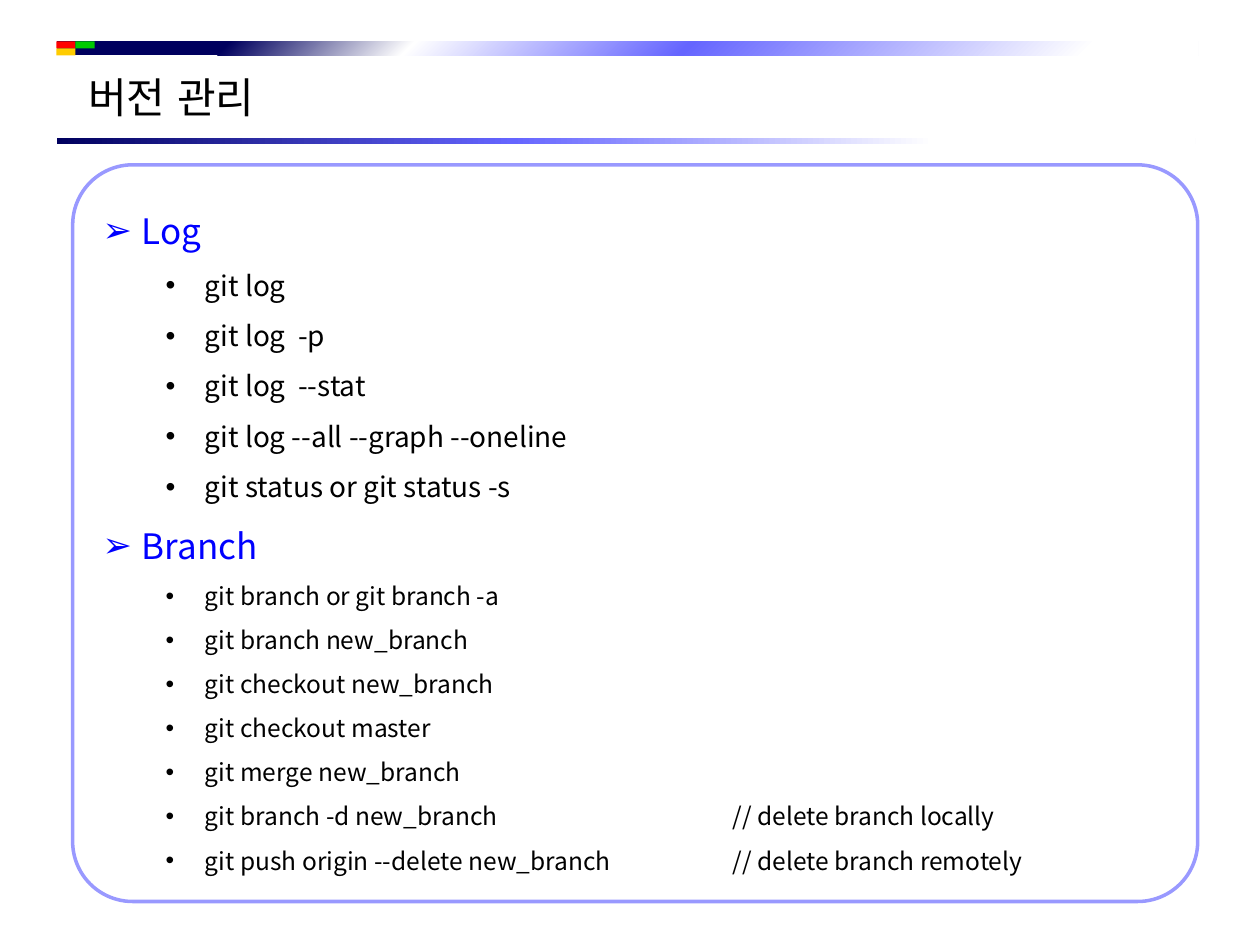
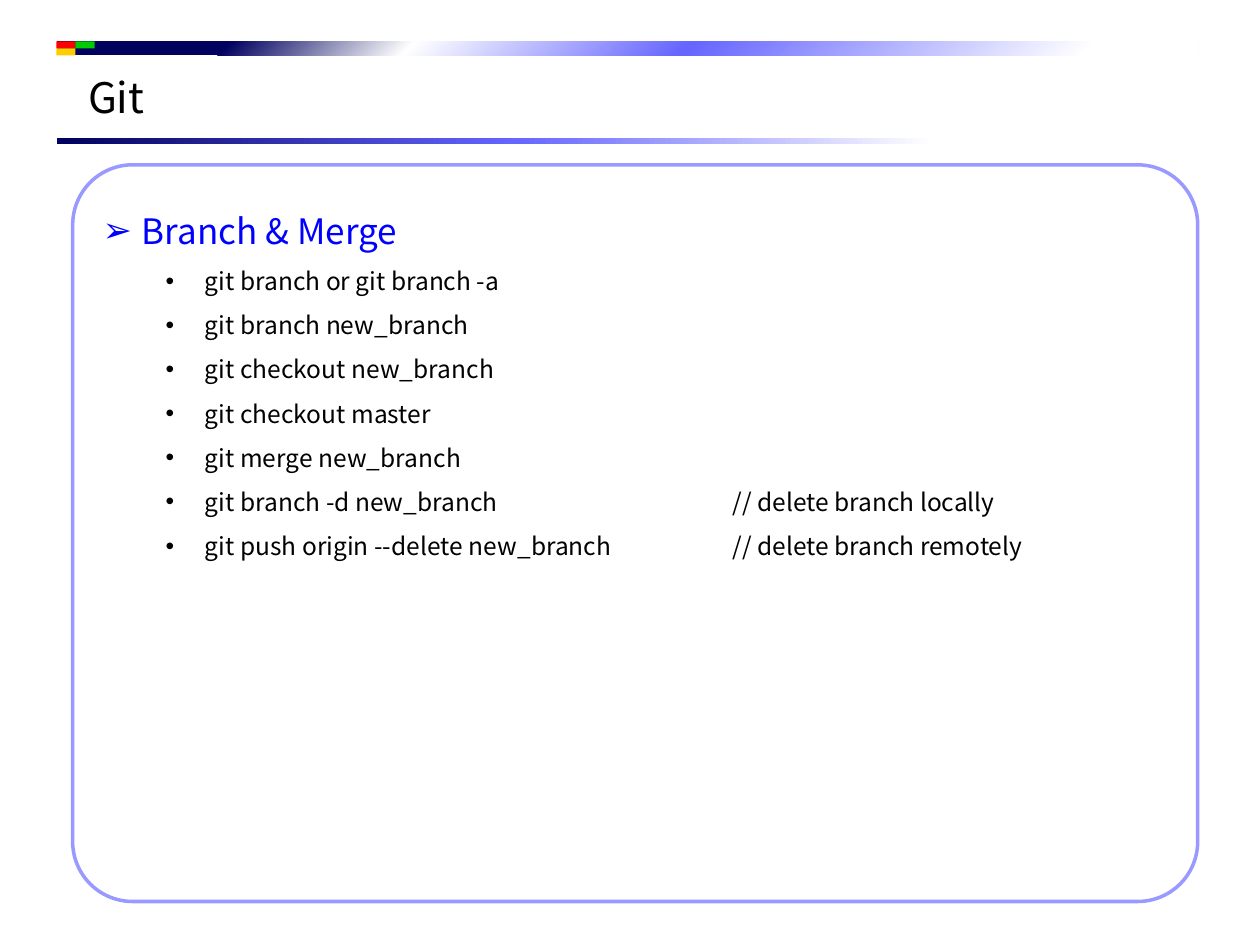
Before and after one commit to jsh-1235/Document, a slide deck: slide 21 of Git/Git 시작하기.pptx (slide 8 before the commit). Drawn at 1260x945 pixels with LibreOffice and Linux fonts; fonts in the diff are those of the drawing; background and template pictures are left out. Boxes give left, top, right and bottom in pixels: in the first picture for what was removed or moved away, otherwise in the second. Text is boxed around its words. In the diff, an @@ line names an element or a change of style, - is before the commit and + after.

```diff
--- a/Git/Git 시작하기.pptx
+++ b/Git/Git 시작하기.pptx
@@ text at bbox=[88, 80, 144, 114]: text changed @@
-버전 관리
+Git
@@ text in rounded rectangle at bbox=[142, 216, 397, 253]: text changed; size 16 to 20 pt; text colour #000000 to #0000FF @@
-➢ Log
-  • git log
-  • git log -p
-  • git log --stat
-  • git log --all --graph --oneline
-  • git status or git status -s
-➢ Branch
+➢ Branch & Merge
```
Also in this commit, not shown: 7 other slides changed, 12 slides added, 1 slide removed.
